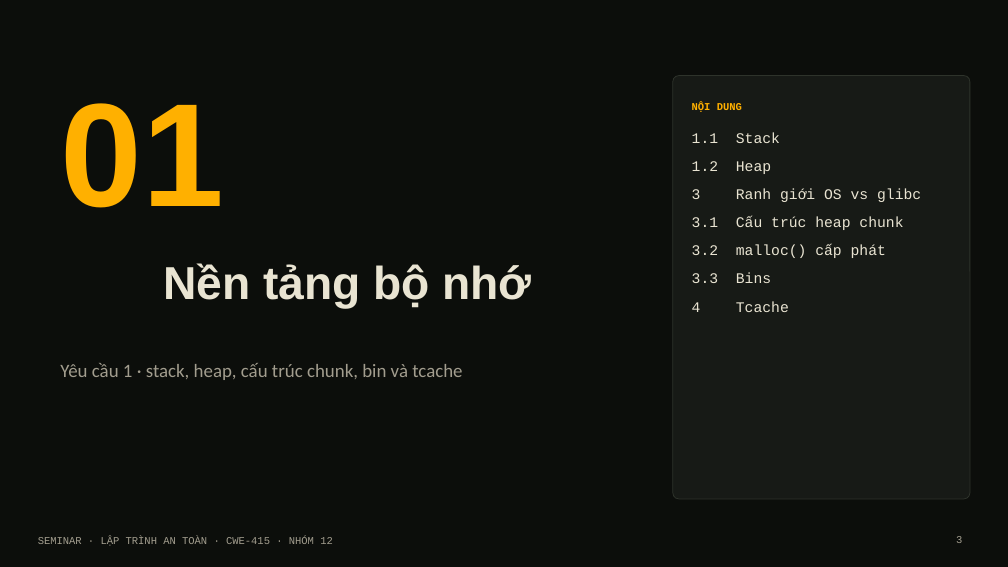
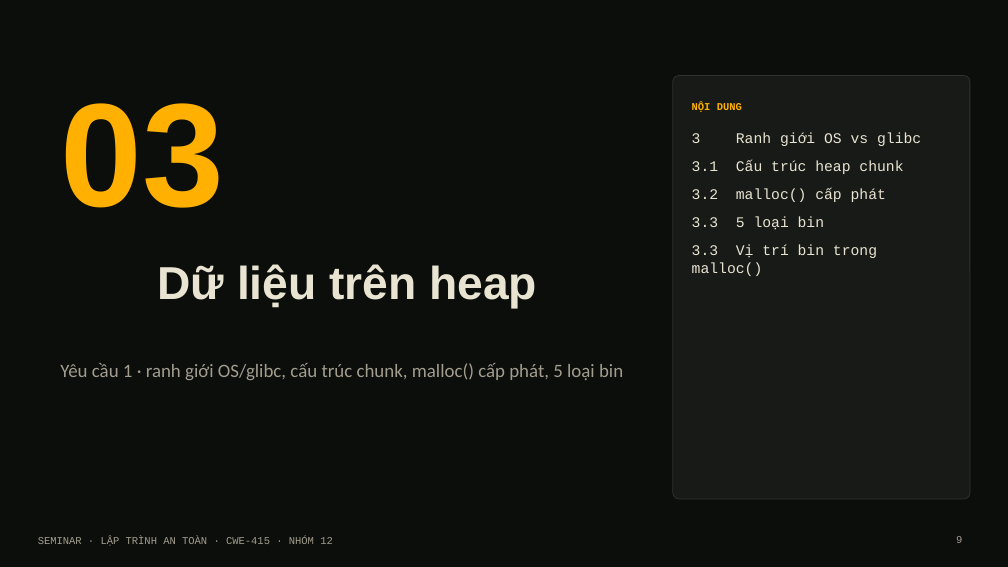
Before and after one commit to Nhan-Laptop/Heap-Double-Free-Attack, a slide deck: slide 9 of Heap-Double-Free-Attack.pptx (slide 3 before the commit). Drawn at 1008x567 pixels with LibreOffice and Linux fonts; fonts in the diff are those of the drawing. Boxes give left, top, right and bottom in pixels: in the first picture for what was removed or moved away, otherwise in the second. Text is boxed around its words. In the diff, an @@ line names an element or a change of style, - is before the commit and + after.

Commit message:
build.js: tach phan arena/chunk/tcache theo dung muc readme, gon lai arena
- Them dashed-line cho 2 diagram dung net dut trong readme (3.2, 3.3)
- Ve lai diagram tcache_perthread_struct (4-c) theo dia chi heap thuc te
  thay vi mo hinh "ngan keo" truu tuong
- Tach "02 Arenas" (truoc gom luon chunk/malloc/bins/tcache) thanh 4
  phan rieng: 02 Arenas, 03 Du lieu tren heap, 04 Tcache - dung muc so
  nhu readme
- Gon noi dung arena tu 6 slide xuong 1 slide tom tat (khong phai
  trong tam seminar)
- Danh so lai cac phan con lai (05-10) va cap nhat muc luc, dividers,
  tham chieu noi bo cho khop

```diff
--- a/Heap-Double-Free-Attack.pptx
+++ b/Heap-Double-Free-Attack.pptx
@@ text at <box>60,103,223,208</box>: text changed @@
-01
+03
@@ text at <box>692,132,780,174</box>: paragraphs removed @@
-1.1 Stack
-1.2 Heap
@@ text at <box>692,216,877,276</box>: text changed @@
-3.3 Bins
-4 Tcache
+3.3 5 loại bin
+3.3 Vị trí bin trong malloc()
@@ title at <box>158,264,537,309</box>: text changed @@
-Nền tảng bộ nhớ
+Dữ liệu trên heap
@@ text at <box>60,363,623,380</box>: text changed @@
-Yêu cầu 1 · stack, heap, cấu trúc chunk, bin và tcache
+Yêu cầu 1 · ranh giới OS/glibc, cấu trúc chunk, malloc() cấp phát, 5 loại bin
```
Also in this commit, not shown: 12 other slides changed, 3 slides added, 6 slides removed, 1 other file.
